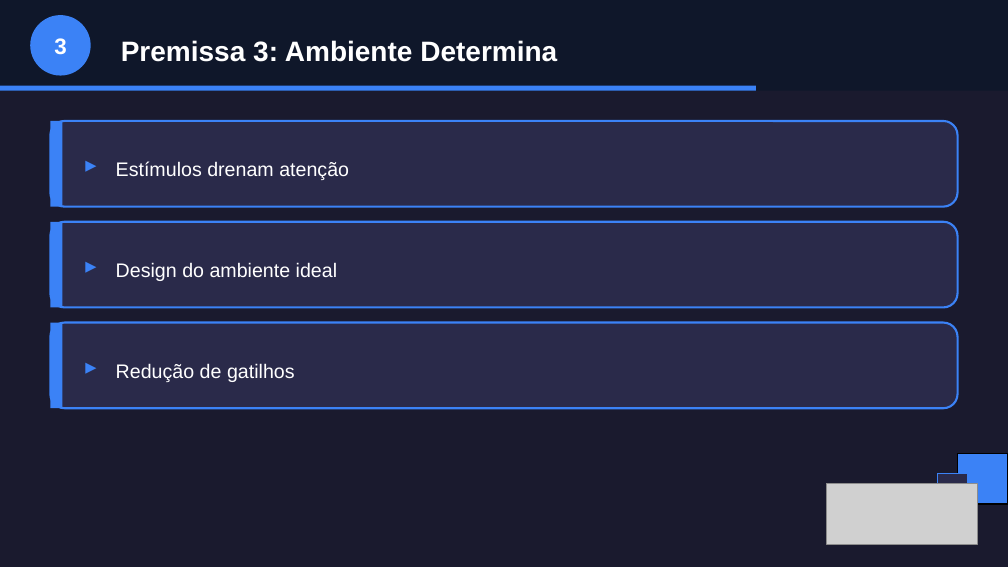
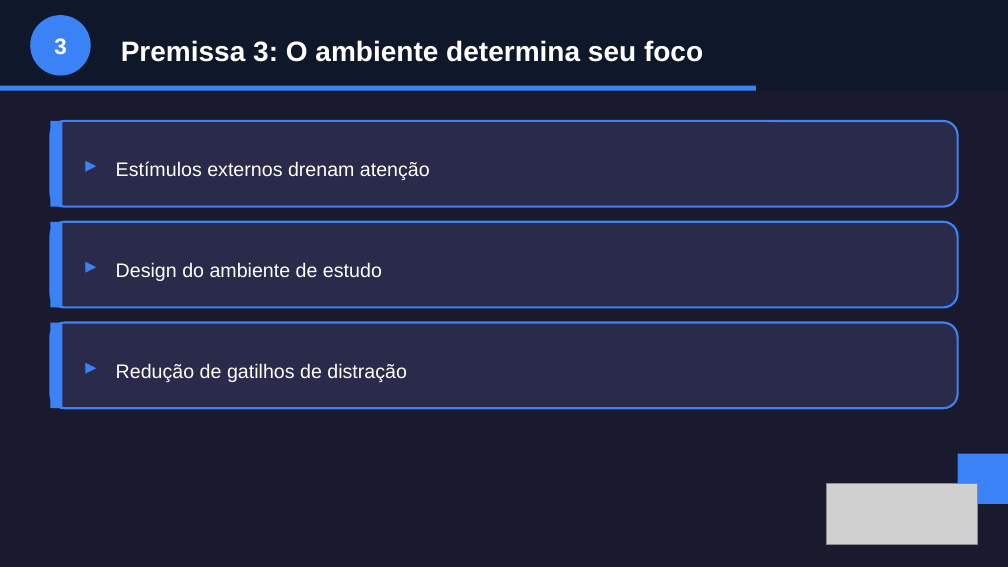
Before and after one commit to almirmeira/educa-com-talento, a slide deck: slide 5 of apresentacoes/foco-produtividade/aula-03-quatro-premissas.pptx. Drawn at 1008x567 pixels with LibreOffice and Linux fonts; fonts in the diff are those of the drawing; grey boxes stand for pictures. Boxes give left, top, right and bottom in pixels: in the first picture for what was removed or moved away, otherwise in the second. Text is boxed around its words. In the diff, an @@ line names an element or a change of style, - is before the commit and + after.

```diff
--- a/apresentacoes/foco-produtividade/aula-03-quatro-premissas.pptx
+++ b/apresentacoes/foco-produtividade/aula-03-quatro-premissas.pptx
@@ text at (x1=121, y1=40, x2=703, y2=62): text changed @@
-Premissa 3: Ambiente Determina
+Premissa 3: O ambiente determina seu foco
@@ text at (x1=116, y1=161, x2=430, y2=180): text changed @@
-Estímulos drenam atenção
+Estímulos externos drenam atenção
@@ text at (x1=116, y1=262, x2=382, y2=281): text changed @@
-Design do ambiente ideal
+Design do ambiente de estudo
@@ text at (x1=116, y1=363, x2=407, y2=382): text changed @@
-Redução de gatilhos
+Redução de gatilhos de distração
@@ rectangle removed at (x1=937, y1=474, x2=968, y2=504) @@
@@ rectangle at (x1=958, y1=454, x2=1008, y2=504): outline #000000 1 pt to none @@
```
Also in this commit, not shown: 8 other slides changed, 1 slide added, 29 other files.
